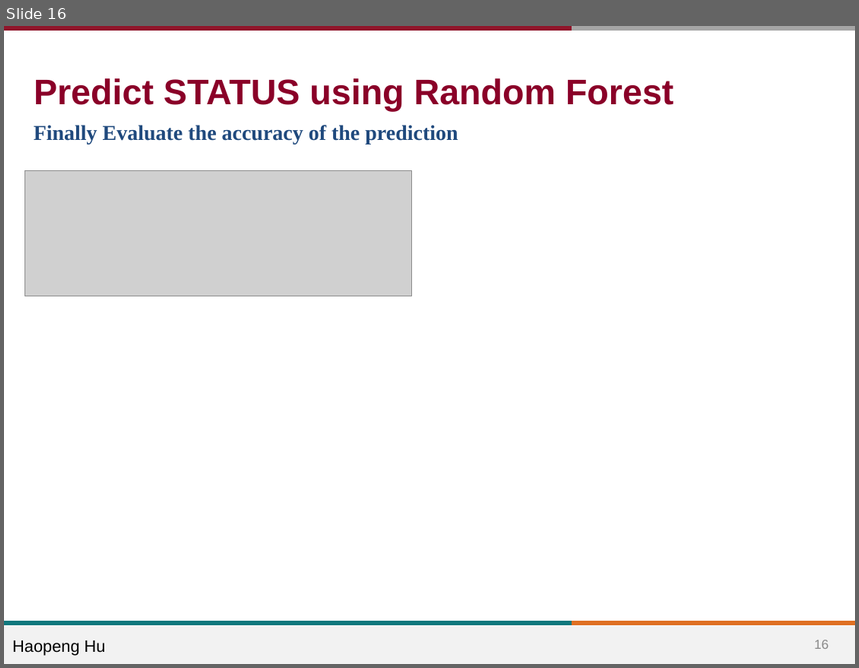
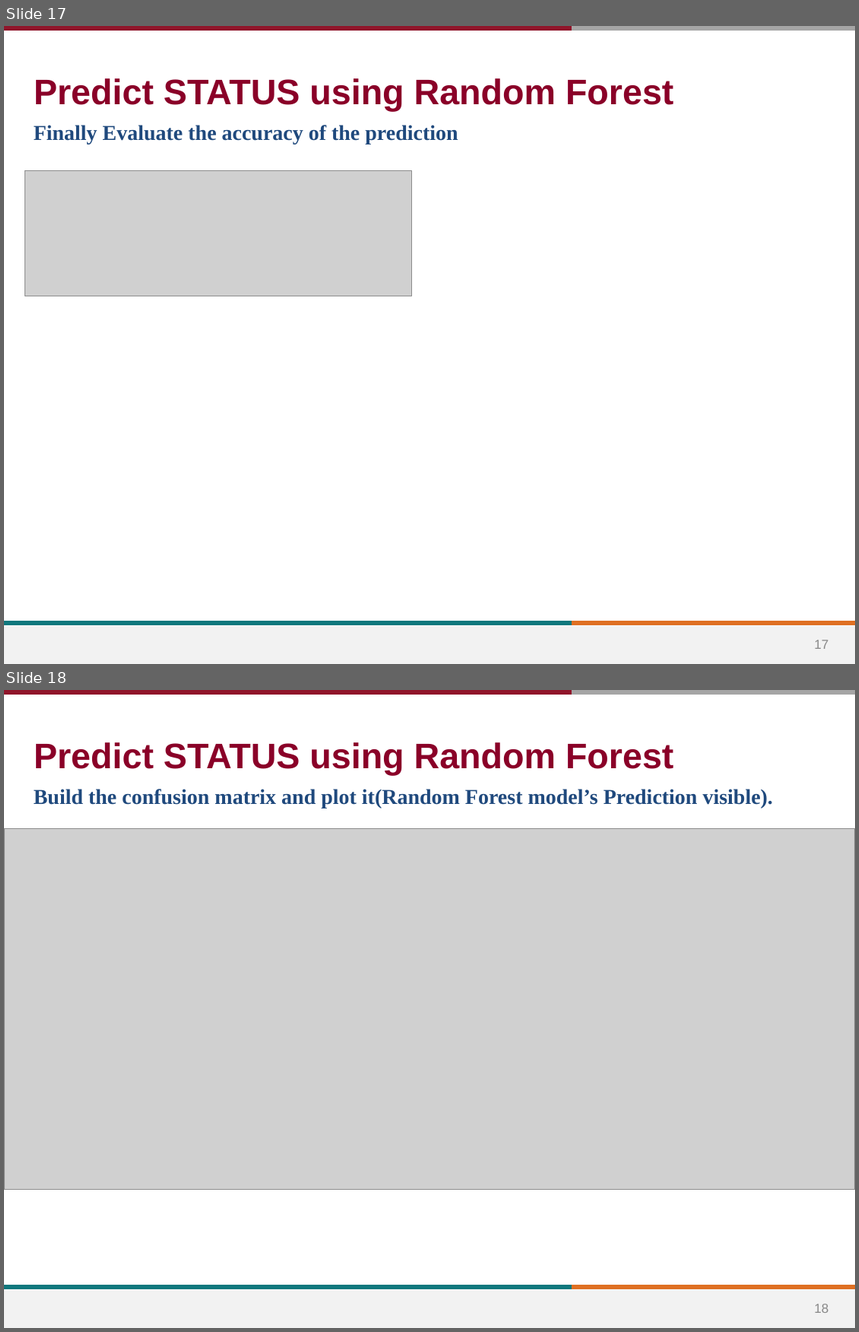
Before and after one commit to BIGBOSS-FOX/CS-513-Final-Project-Job-Termination-Classification, a slide deck: Final_Project DaoyuanChen_ HaopengHU.pptx. Shown one above the other, each under a label of ours: slide 16 before the commit, slides 17 and 18 after it. The pictures are 859x668 and 859x1332 pixels, drawn with LibreOffice and Linux fonts; fonts in the diff are those of the drawing; grey boxes stand for pictures; background and template pictures are left out. Boxes give left, top, right and bottom in pixels: in the first picture for what was removed or moved away, otherwise in the second. Text is boxed around its words. In the diff, an @@ line names an element or a change of style, - is before the commit and + after.

```diff
--- a/Final_Project DaoyuanChen_ HaopengHU.pptx
+++ b/Final_Project DaoyuanChen_ HaopengHU.pptx
@@ slide 18 added at (x1=4, y1=690, x2=855, y2=1328), background #FFFFFF; not listed: 5 template elements that a slide beside it also shows @@
@@ title added at (x1=34, y1=742, x2=674, y2=775), 30 pt, text #8A0028, bold @@
+Predict STATUS using Random Forest
@@ text added at (x1=34, y1=789, x2=773, y2=809), 18 pt, text #1F497D, bold @@
+Build the confusion matrix and plot it(Random Forest model’s Prediction visible).
@@ picture added at (x1=4, y1=829, x2=855, y2=1191) @@
@@ page number added at (x1=814, y1=1304, x2=829, y2=1313), 11 pt, text #888888 @@
+18
@@ what was slide 16 is now slide 17 @@
@@ slide 17 changed as well @@
@@ text removed at (x1=12, y1=641, x2=106, y2=656) @@
-Haopeng Hu
@@ page number at (x1=814, y1=640, x2=829, y2=649): text changed @@
-16
+17
```
Also in this commit, not shown: 16 other slides changed, 1 other slide added, 1 other file.
